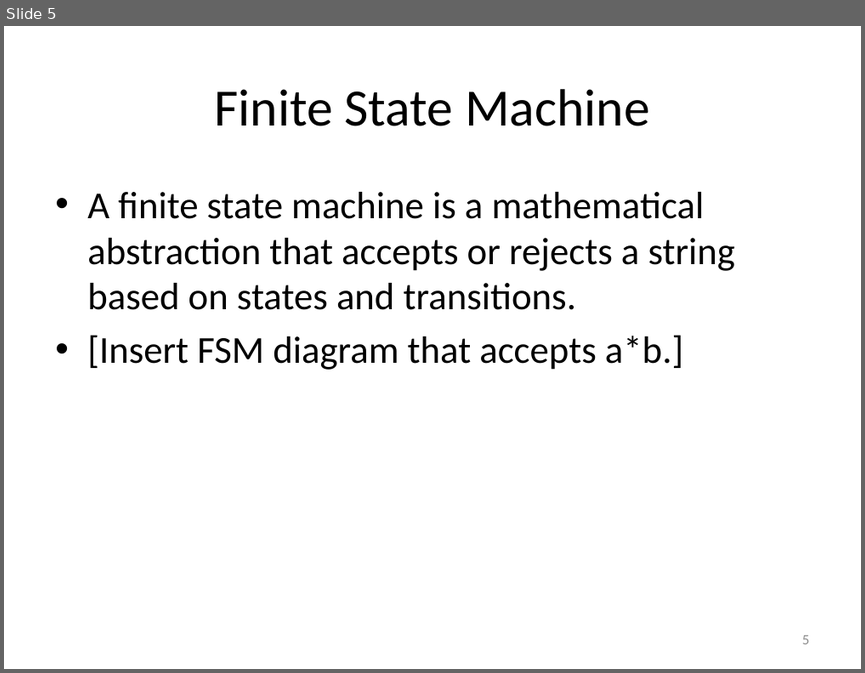
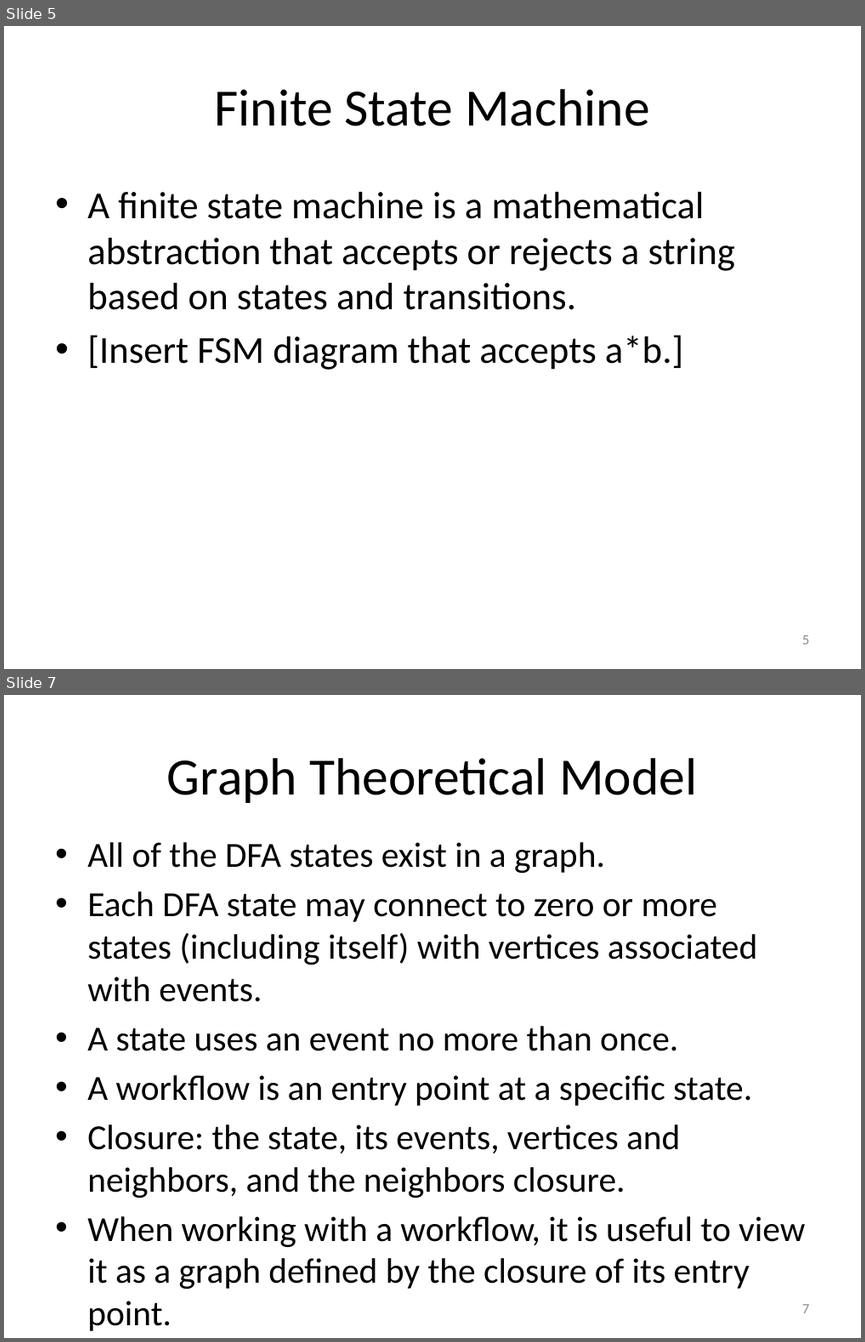
Before and after one commit to RichardRoda/DFA-Workflow-Model, a slide deck: Modeling Workflows with Event Driven DFA.pptx. Shown one above the other, each under a label of ours: slide 5 before the commit, slides 5 and 7 after it; the slides between them are not shown. The pictures are 865x673 and 865x1342 pixels, drawn with LibreOffice and Linux fonts; fonts in the diff are those of the drawing. Boxes give left, top, right and bottom in pixels: in the first picture for what was removed or moved away, otherwise in the second. Text is boxed around its words. In the diff, an @@ line names an element or a change of style, - is before the commit and + after.

```diff
--- a/Modeling Workflows with Event Driven DFA.pptx
+++ b/Modeling Workflows with Event Driven DFA.pptx
@@ slide 7 added at bbox=[4, 695, 861, 1338], background #FFFFFF @@
@@ title added at bbox=[167, 758, 697, 803], 44 pt, text #000000 @@
+Graph Theoretical Model
@@ text added at bbox=[87, 842, 805, 1288], 29.6 pt, text #000000 @@
+• All of the DFA states exist in a graph.
+• Each DFA state may connect to zero or more states (including itself) with vertices associated with events.
+• A state uses an event no more than once.
+• A workflow is an entry point at a specific state.
+• Closure: the state, its events, vertices and neighbors, and the neighbors closure.
+• When working with a workflow, it is useful to view it as a graph defined by the closure of its entry point.
@@ page number added at bbox=[802, 1304, 809, 1313], 12 pt, text #8C8C8C @@
+7
```
Also in this commit, not shown: 2 slides changed, 3 other slides added.
